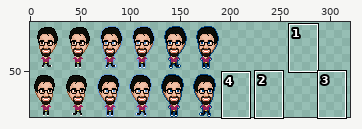
Sprite sheet, stored at JudsonRun/Resources/judson.png. Above: a wide view before the commit, with the close-up outlined.
Close-up. Before:
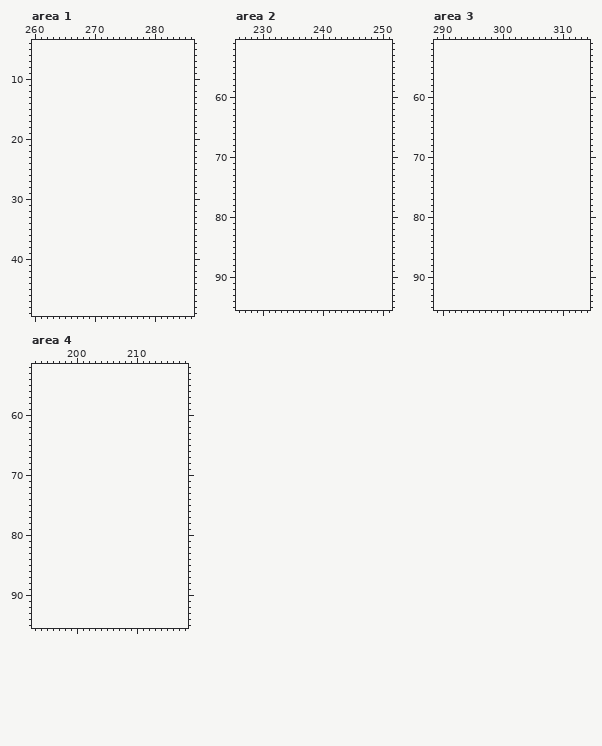
The file is 384x192 pixels, drawn in blocks of 2x2; one block is one cell here. Colours within 5 levels of each other are drawn and written as one. Shown: area 1: x 260..286, y 4..49; area 2: x 226..251, y 51..95; area 3: x 289..314, y 51..95; area 4: x 193..218, y 52..95. The old version is drawn lined up with the new one, on the new canvas. The wide view leaves out empty margins. The commit also changed other parts of the picture, which this record leaves out.
Palette (. is transparent): 
Now the later version:
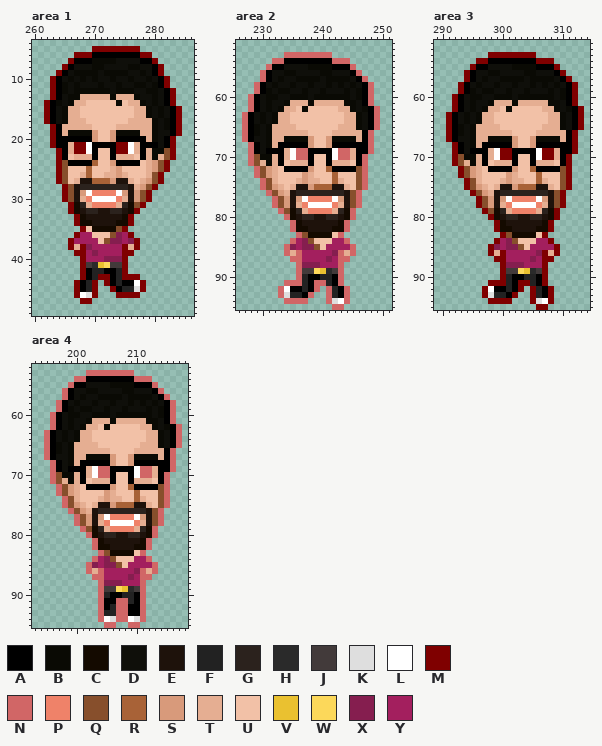
Colours new in this view: A #000000  B #0a0a04  C #140a00  D #0f0f0a  E #1e120b  F #222222  G #2b221d  H #2a2a2a  J #423a3a  K #dedede  L #ffffff  M #7f0000  N #d16666  P #ef8269  Q #874f2c  R #a86237  S #d89a7b  T #e5ae92  U #f2c1a7  V #eac130  W #fcd85a  X #851e4f  Y #a31f5e
The edit:
canvas 192x96 -> 320x96
Changed rows in their new state; - is an unchanged pixel.
Area 1:
first column x 262:
 5 --------MMMMMMMM-------
 6 -----MMMAAAAAAAAMM-----
 7 ----MAAABBBBDDDDAAM----
 8 ---MADDDBBDDDDBBDDAM---
 9 --MADBBBBDBBBBDDBDAM---
10 -MADBDBDBDDBDDBDDBDAM--
11 -MABDBDDDBDDBDDBBDBAM--
12 -MABDBBBBBBDBBBDDBBDAM-
13 -MADBBTTTTTBTTTBDDBDAM-
14 MABDBTTUUUUUBUTTBDBDAM-
15 MADBTTUUUUUUUUUTTBDBDAM
16 MADBTTUUUUUUUUUTTBDBDAM
17 MADBTTTUUUUUUUTTTTBDBAM
18 -MATTTTTUUUUTTTTTTBDBAM
19 -MATBBBBSUUSBBBBTTBDDAM
20 -MAAAAAASUUSAAAAATBDAM-
21 -MAATMMLAAAAMMLTAAADAM-
22 --MATMMLAUUAMMLTATBBQM-
23 --MAUTTTAUUATTTUATBTQM-
24 --MQAAAARUUSAAAAUTSQM--
25 --MQUUURUUUTSUUUUTSQM--
26 --MQUUTRUUTTSTUUUTQM---
27 --MQUTEERRRSEETUTSQM---
28 ---MQEGGGGGGGGETSQM----
29 ---MQESLPPPPLSESQM-----
30 ---MQETPLLLLPTESQM-----
31 ----MCGTPPPPTGCQM------
32 ----MCEGGEEGGECM-------
33 -----MCEEEEEECM--------
34 -----MCCEEEECCM--------
35 ------MUCCCCQM---------
36 -----MYYUUUQXYM--------
37 ----MYYYYUQXXYXM-------
38 ----MTMXYYYYYMTM-------
39 -----MMYXYYYYMM--------
40 ------MYYYXXXM---------
41 ------MJHVWJJM---------
42 ------MAFFAAFM---------
43 ------MAFMMAFMMM-------
44 -----MAFM-MAFAALM------
45 -----MAFM--MAFFKM------
46 -----MLKM---MMMM-------
47 ------MM---------------
Area 2:
first column x 227:
53 -------NNNNNNNN--------
54 -----NNAAAAAAAANNN-----
55 ----NAADDDDBBBBAAAN----
56 ---NADDBBDDDDBBDDDAN---
57 ---NADBDDBBBBDBBBBDAN--
58 --NADBDDBDDBDDBDBDBDAN-
59 --NABDBBDDBDDBDDDBDBAN-
60 -NADBBDDBBBDBBBBBBDBAN-
61 -NADBDDBTTTBTTTTTBBDAN-
62 -NADBDBTTUBUUUUUTTBDBAN
63 NADBDBTTUUUUUUUUUTTBDAN
64 NADBDBTTUUUUUUUUUTTBDAN
65 NABDBTTTTUUUUUUUTTTBDAN
66 NABDBTTTTTTUUUUTTTTTAN-
67 NADDBTTBBBBSUUSBBBBTAN-
68 -NADBTAAAAASUUSAAAAAAN-
69 -NADAAATLNNAAAALNNTAAN-
70 -NQBBTATLNNAUUALNNTAN--
71 -NQTBTAUTTTAUUATTTUAN--
72 --NQSTUAAAASUURAAAAQN--
73 --NQSTUUUUSTUUURUUUQN--
74 ---NQTUUUTSTTUURTUUQN--
75 ---NQSTUTEESRRREETUQN--
76 ----NQSTEGGGGGGGGEQN---
77 -----NQSESLPPPPLSEQN---
78 -----NQSETPLLLLPTEQN---
79 ------NQCGTPPPPTGCN----
80 -------NCEGGEEGGECN----
81 --------NCEEEEEECN-----
82 --------NCCEEEECCN-----
83 ---------NQCCCCUN------
84 --------NYXQUUUYYN-----
85 -------NXYXXQUYYYYN----
86 -------NTNYYYYYXNTN----
87 --------NNYYYYXYNN-----
88 ---------NXXXYYYN------
89 ---------NJJWVHJN------
90 ---------NFAAFFAN------
91 -------NNNFANNFAN------
92 ------NLAAFAN-NFAN-----
93 ------NKFFAN--NFAN-----
94 -------NNNN---NKLN-----
95 ---------------NN------
Area 3:
first column x 291:
53 -------MMMMMMMM--------
54 -----MMAAAAAAAAMMM-----
55 ----MAADDDDBBBBAAAM----
56 ---MADDBBDDDDBBDDDAM---
57 ---MADBDDBBBBDBBBBDAM--
58 --MADBDDBDDBDDBDBDBDAM-
59 --MABDBBDDBDDBDDDBDBAM-
60 -MADBBDDBBBDBBBBBBDBAM-
61 -MADBDDBTTTBTTTTTBBDAM-
62 -MADBDBTTUBUUUUUTTBDBAM
63 MADBDBTTUUUUUUUUUTTBDAM
64 MADBDBTTUUUUUUUUUTTBDAM
65 MABDBTTTTUUUUUUUTTTBDAM
66 MABDBTTTTTTUUUUTTTTTAM-
67 MADDBTTBBBBSUUSBBBBTAM-
68 -MADBTAAAAASUUSAAAAAAM-
69 -MADAAATLMMAAAALMMTAAM-
70 -MQBBTATLMMAUUALMMTAM--
71 -MQTBTAUTTTAUUATTTUAM--
72 --MQSTUAAAASUURAAAAQM--
73 --MQSTUUUUSTUUURUUUQM--
74 ---MQTUUUTSTTUURTUUQM--
75 ---MQSTUTEESRRREETUQM--
76 ----MQSTEGGGGGGGGEQM---
77 -----MQSESLPPPPLSEQM---
78 -----MQSETPLLLLPTEQM---
79 ------MQCGTPPPPTGCM----
80 -------MCEGGEEGGECM----
81 --------MCEEEEEECM-----
82 --------MCCEEEECCM-----
83 ---------MQCCCCUM------
84 --------MYXQUUUYYM-----
85 -------MXYXXQUYYYYM----
86 -------MTMYYYYYXMTM----
87 --------MMYYYYXYMM-----
88 ---------MXXXYYYM------
89 ---------MJJWVHJM------
90 ---------MFAAFFAM------
91 -------MMMFAMMFAM------
92 ------MLAAFAM-MFAM-----
93 ------MKFFAM--MFAM-----
94 -------MMMM---MKLM-----
95 ---------------MM------
Area 4:
first column x 195:
53 -------NNNNNNNN--------
54 -----NNAAAAAAAANNN-----
55 ----NAADDDDBBBBAAAN----
56 ---NADDBBDDDDBBDDDAN---
57 ---NADBDDBBBBDBBBBDAN--
58 --NADBDDBDDBDDBDBDBDAN-
59 --NABDBBDDBDDBDDDBDBAN-
60 -NADBBDDBBBDBBBBBBDBAN-
61 -NADBDDBTTTBTTTTTBBDAN-
62 -NADBDBTTUBUUUUUTTBDBAN
63 NADBDBTTUUUUUUUUUTTBDAN
64 NADBDBTTUUUUUUUUUTTBDAN
65 NABDBTTTTUUUUUUUTTTBDAN
66 NABDBTTTTTTUUUUTTTTTAN-
67 NADDBTTBBBBSUUSBBBBTAN-
68 -NADBTAAAAASUUSAAAAAAN-
69 -NADAAATLNNAAAALNNTAAN-
70 -NQBBTATLNNAUUALNNTAN--
71 -NQTBTAUTTTAUUATTTUAN--
72 --NQSTUAAAASUURAAAAQN--
73 --NQSTUUUUSTUUURUUUQN--
74 ---NQTUUUTSTTUURTUUQN--
75 ---NQSTUTEESRRREETUQN--
76 ----NQSTEGGGGGGGGEQN---
77 -----NQSESLPPPPLSEQN---
78 -----NQSETPLLLLPTEQN---
79 ------NQCGTPPPPTGCN----
80 -------NCEGGEEGGECN----
81 --------NCEEEEEECN-----
82 --------NCCEEEECCN-----
83 ---------NQCCCCUN------
84 --------NYXQUUUYYN-----
85 -------NXYXXQUYYYYN----
86 -------NTNYYYYYXNTN----
87 --------NNYYYYXYNN-----
88 ---------NXXXYYYN------
89 ---------NJJWVHJN------
90 ---------NFAAFFAN------
91 ---------NAANNFAN------
92 ---------NAFNNAAN------
93 ---------NFFNNAAN------
94 ---------NLKNNLKN------
95 ----------NN--NN-------
Boxes around the changes in both close-ups, in picture pixels (x1, y1, x2, y2):
added: (44, 46, 182, 304)
added: (242, 52, 380, 310)
added: (446, 52, 584, 310)
added: (44, 370, 182, 628)
